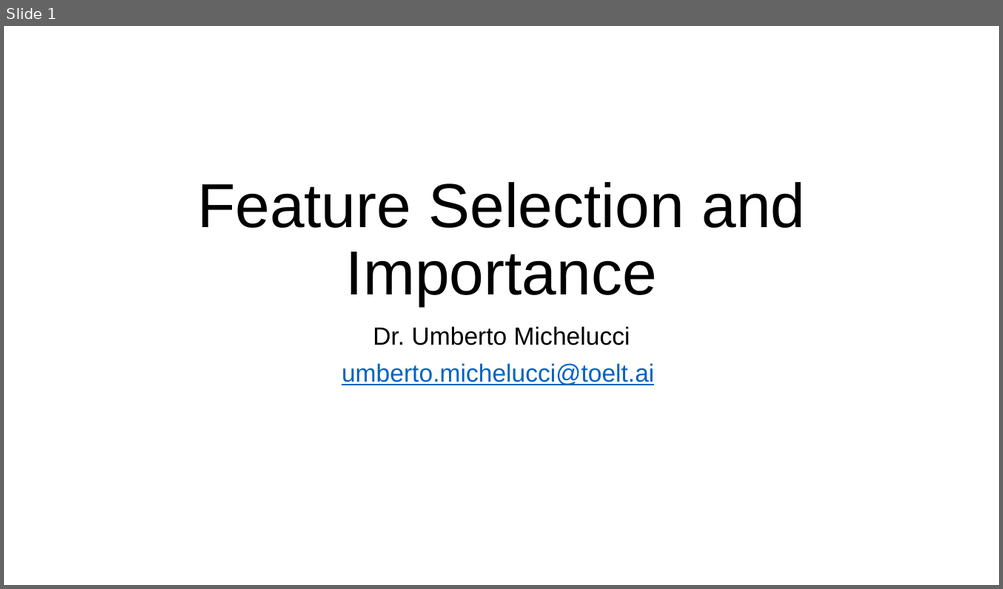
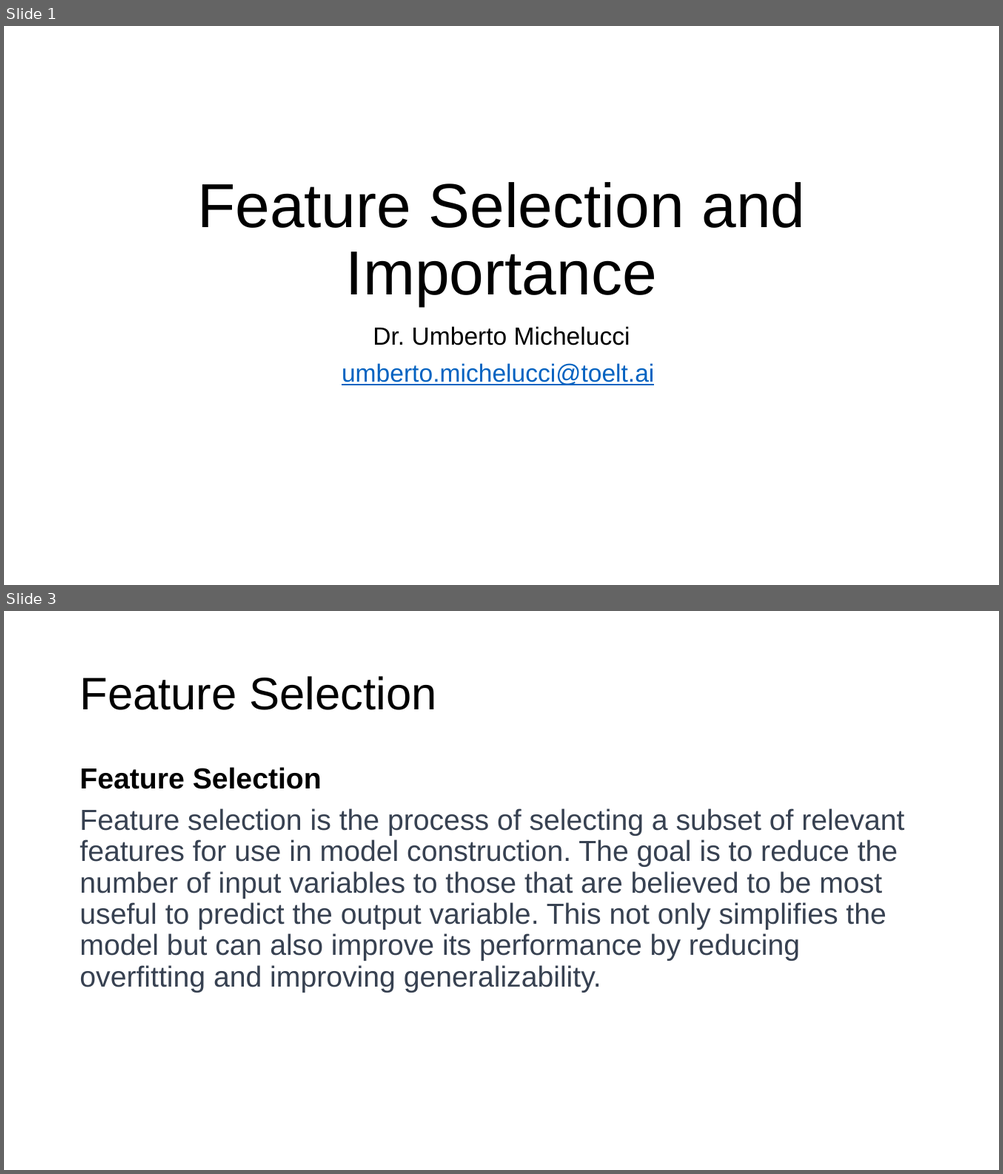
Before and after one commit to toelt-llc/MACHINE-LEARNING-SCHOOL-INAF, a slide deck: DAY4/02 - FEATURE SELECTION/feature_selection_lecture.pptx. Shown one above the other, each under a label of ours: slide 1 before the commit, slides 1 and 3 after it; the slides between them are not shown. The pictures are 1003x589 and 1003x1174 pixels, drawn with LibreOffice and Linux fonts; fonts in the diff are those of the drawing. Boxes give left, top, right and bottom in pixels: in the first picture for what was removed or moved away, otherwise in the second. Text is boxed around its words. In the diff, an @@ line names an element or a change of style, - is before the commit and + after.

```diff
--- a/DAY4/02 - FEATURE SELECTION/feature_selection_lecture.pptx
+++ b/DAY4/02 - FEATURE SELECTION/feature_selection_lecture.pptx
@@ slide 3 added at (4, 611, 999, 1170), background #FFFFFF @@
@@ title added at (79, 676, 437, 710), 44 pt, text #000000 @@
+Feature Selection
@@ text added at (79, 767, 904, 993), 28 pt, text #374151 @@
+Feature Selection
+Feature selection is the process of selecting a subset of relevant features for use in model construction. The goal is to reduce the number of input variables to those that are believed to be most useful to predict the output variable. This not only simplifies the model but can also improve its performance by reducing overfitting and improving generalizability.
```
Also in this commit, not shown: 9 other slides added, 23 other files.
